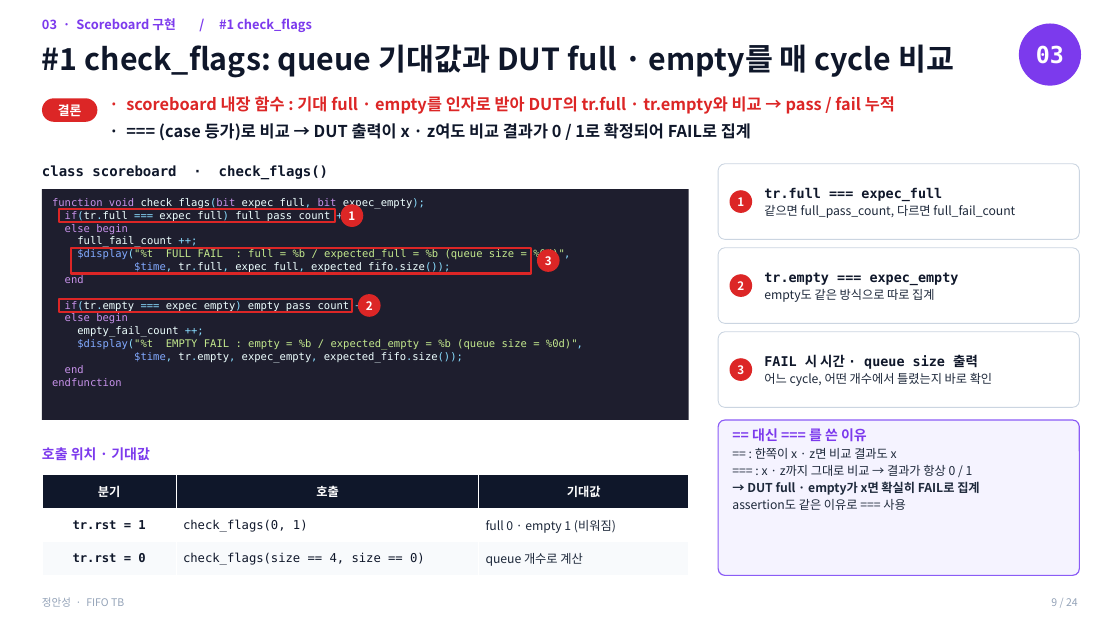
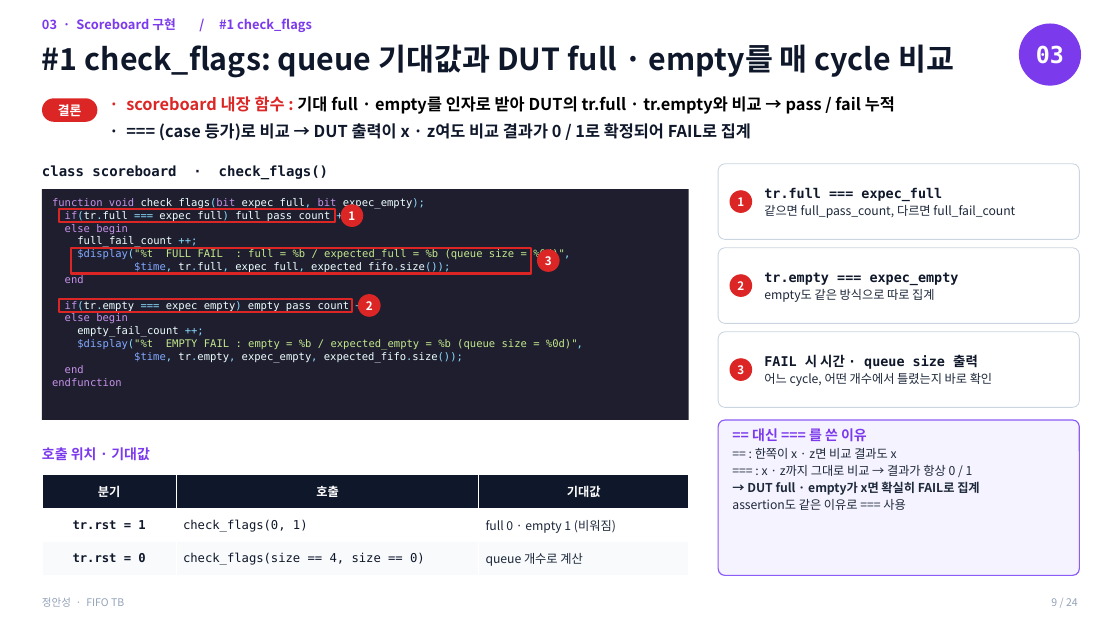
Before and after one commit to kimsacademy1234-max/System_Verilog, a slide deck: slide 9 of homework/verilog/16_FIFO_SV_TB/FIFO_SV.pptx. Drawn at 1120x630 pixels with LibreOffice and Linux fonts; fonts in the diff are those of the drawing. Boxes give left, top, right and bottom in pixels: in the first picture for what was removed or moved away, otherwise in the second. Text is boxed around its words. In the diff, an @@ line names an element or a change of style, - is before the commit and + after.

```diff
--- a/homework/verilog/16_FIFO_SV_TB/FIFO_SV.pptx
+++ b/homework/verilog/16_FIFO_SV_TB/FIFO_SV.pptx
@@ text "· scoreboard 내장 함수 : ..." at (126,96,895,114): text colour #DC2626 to #000000 in "기대 full · empty를 인자로 받아 DUT의 ..." @@
```
Also in this commit, not shown: 8 other slides changed, 5 other files.
